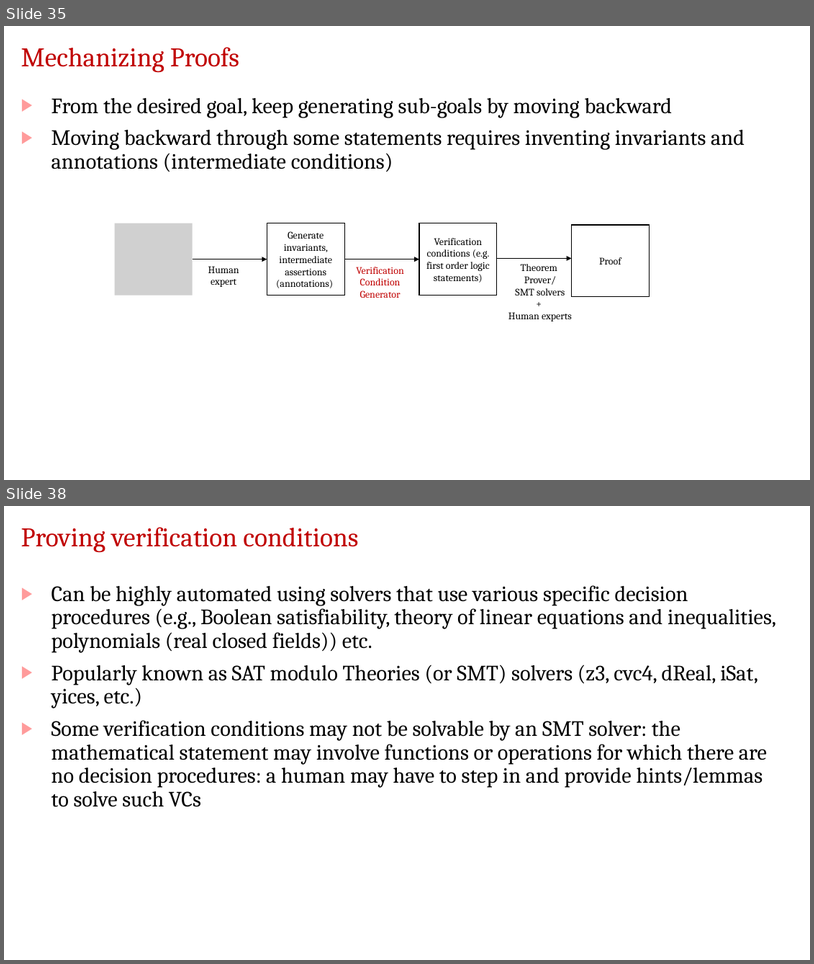
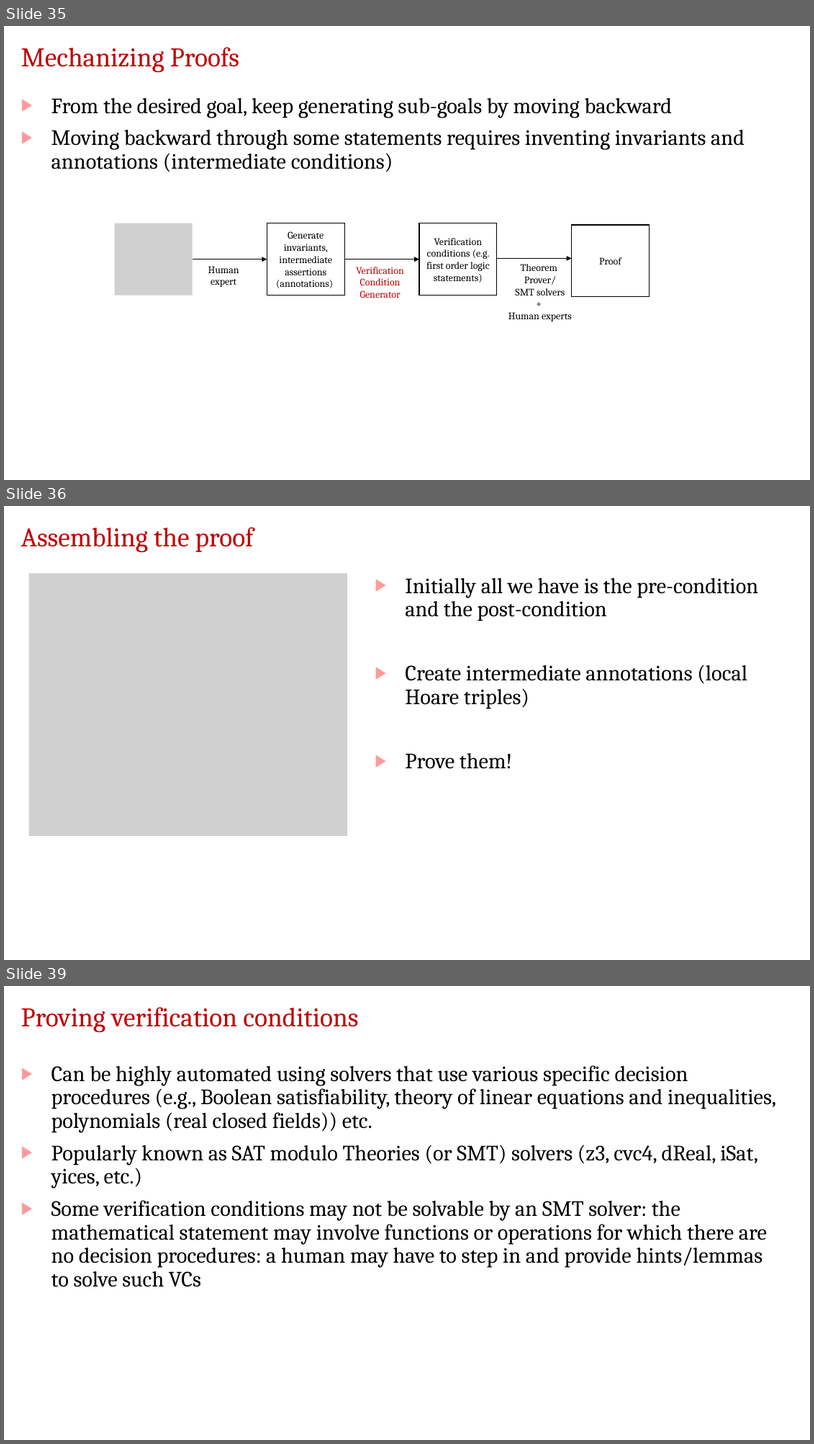
Before and after one commit to jdeshmukh/jdeshmukh.github.io, a slide deck: teaching/fvTheorySlides/FloydHoareDijkstra.pptx. Shown one above the other, each under a label of ours: slides 35 and 38 before the commit, slides 35, 36 and 39 after it; the slides between them are not shown. The pictures are 814x964 and 814x1444 pixels, drawn with LibreOffice and Linux fonts; fonts in the diff are those of the drawing; grey boxes stand for pictures; background and template pictures are left out. Boxes give left, top, right and bottom in pixels: in the first picture for what was removed or moved away, otherwise in the second. Text is boxed around its words. In the diff, an @@ line names an element or a change of style, - is before the commit and + after.

```diff
--- a/teaching/fvTheorySlides/FloydHoareDijkstra.pptx
+++ b/teaching/fvTheorySlides/FloydHoareDijkstra.pptx
@@ slide 36 added at [4,506,810,960], background #FFFFFF @@
@@ title added at [21,527,254,553], 32 pt, text #C00000 @@
+Assembling the proof
@@ picture added at [28,573,347,836] @@
@@ text added at [405,578,759,769], 26 pt, text #000000 @@
+▶ Initially all we have is the pre-condition and the post-condition
+▶ Create intermediate annotations (local Hoare triples)
+▶ Prove them!
@@ page number added at [324,928,506,952], 16 pt, text #FFFFFF @@
+36
@@ what was slide 38 is now slide 39 @@
```
Also in this commit, not shown: 1 slide changed, 1 other slide added, 1 other file.
